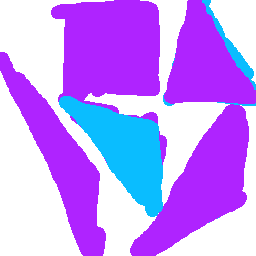
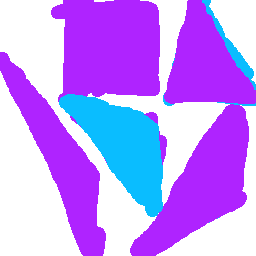
Before/after of a 256px x 256px layered artwork. What changed in the layer stack:
painted on "Layer 1" over (12, 0, 153, 121)
